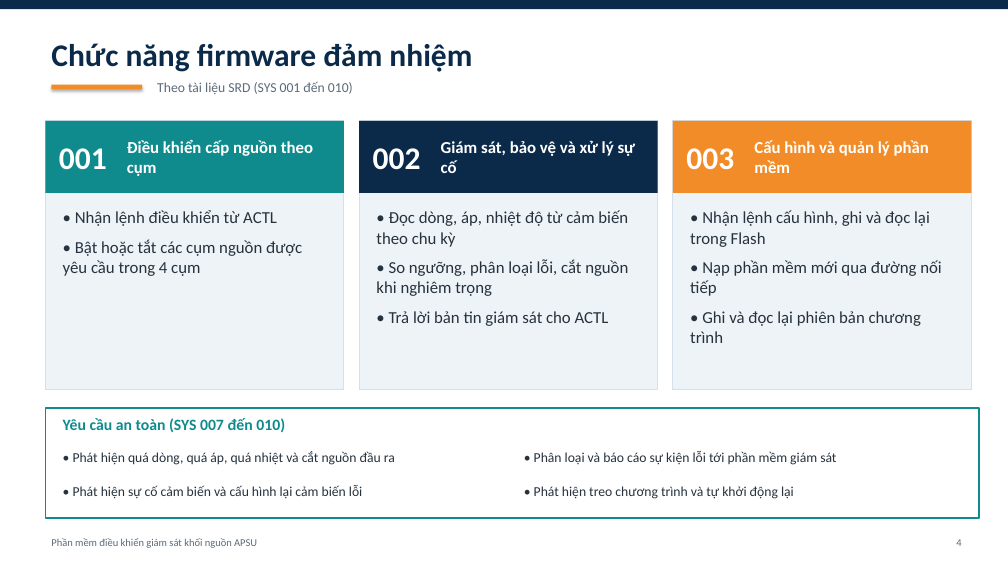
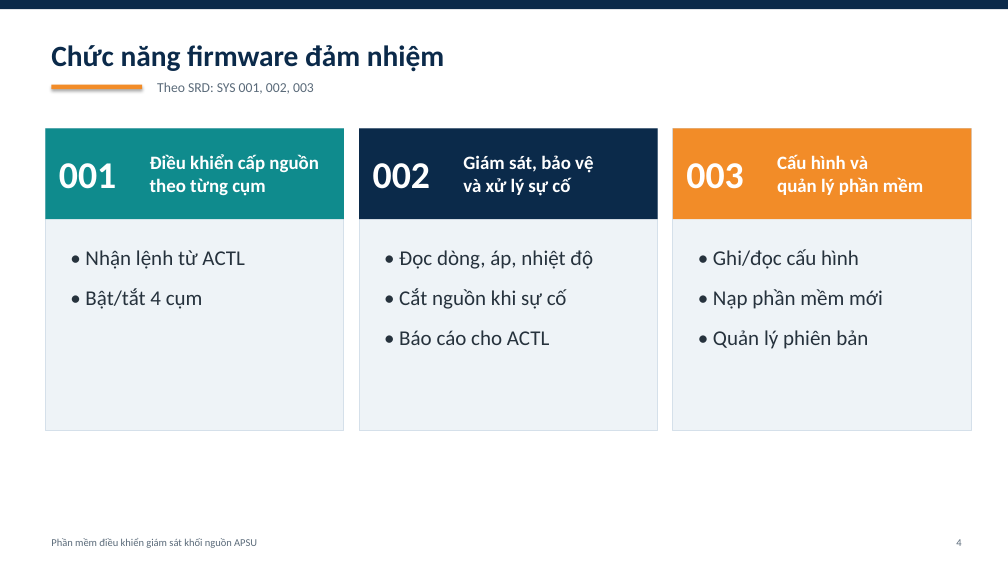
Before and after one commit to yuhneyugnnnn221103/PSU-Firmware, a slide deck: slide 4 of docs/APSU_firmware_tong_quan.pptx. Drawn at 1008x567 pixels with LibreOffice and Linux fonts; fonts in the diff are those of the drawing. Boxes give left, top, right and bottom in pixels: in the first picture for what was removed or moved away, otherwise in the second. Text is boxed around its words. In the diff, an @@ line names an element or a change of style, - is before the commit and + after.

```diff
--- a/docs/APSU_firmware_tong_quan.pptx
+++ b/docs/APSU_firmware_tong_quan.pptx
@@ text "Chức năng firmware đảm nhiệm" at box(51, 45, 444, 72): size 30 to 28 pt @@
@@ text at box(157, 82, 314, 94): text changed @@
-Theo tài liệu SRD (SYS 001 đến 010)
+Theo SRD: SYS 001, 002, 003
@@ rectangle: place and size @@
-rectangle at box(45, 121, 344, 193)
+rectangle at box(45, 129, 344, 219)
@@ rectangle: place and size @@
-rectangle at box(45, 121, 344, 389)
+rectangle at box(45, 129, 344, 431)
@@ text "001": place and size @@
-text "001" at box(59, 148, 107, 170)
+text "001" at box(59, 163, 116, 189)
@@ rectangle: place and size @@
-rectangle at box(359, 121, 658, 193)
+rectangle at box(359, 129, 658, 219)
@@ rectangle: place and size @@
-rectangle at box(359, 121, 658, 389)
+rectangle at box(359, 129, 658, 431)
@@ text "002": place and size @@
-text "002" at box(373, 148, 421, 170)
+text "002" at box(373, 163, 430, 189)
@@ rectangle: place and size @@
-rectangle at box(673, 121, 972, 193)
+rectangle at box(673, 129, 972, 219)
@@ rectangle: place and size @@
-rectangle at box(673, 121, 972, 389)
+rectangle at box(673, 129, 972, 431)
@@ size 30 to 36 pt in 3 elements at box(59, 163, 116, 189), box(373, 163, 430, 189), box(686, 163, 743, 189) @@
@@ text "003": place and size @@
-text "003" at box(686, 148, 734, 170)
+text "003" at box(686, 163, 743, 189)
@@ text at box(150, 154, 319, 196): text changed; size 16 to 18 pt @@
-Điều khiển cấp nguồn theo cụm
+Điều khiển cấp nguồn
+theo từng cụm
@@ text at box(463, 155, 593, 196): text changed; size 16 to 18 pt @@
-Giám sát, bảo vệ và xử lý sự cố
+Giám sát, bảo vệ
+và xử lý sự cố
@@ text at box(777, 154, 923, 195): text changed; size 16 to 18 pt @@
-Cấu hình và quản lý phần mềm
+Cấu hình và
+quản lý phần mềm
@@ text at box(85, 250, 244, 309): text changed; size 16 to 20 pt @@
-• Nhận lệnh điều khiển từ ACTL
-• Bật hoặc tắt các cụm nguồn được yêu cầu trong 4 cụm
+• Nhận lệnh từ ACTL
+• Bật/tắt 4 cụm
@@ text at box(399, 250, 593, 345): text changed; size 16 to 20 pt @@
-• Đọc dòng, áp, nhiệt độ từ cảm biến theo chu kỳ
-• So ngưỡng, phân loại lỗi, cắt nguồn khi nghiêm trọng
-• Trả lời bản tin giám sát cho ACTL
+• Đọc dòng, áp, nhiệt độ
+• Cắt nguồn khi sự cố
+• Báo cáo cho ACTL
@@ text at box(713, 249, 883, 349): text changed; size 16 to 20 pt @@
-• Nhận lệnh cấu hình, ghi và đọc lại trong Flash
-• Nạp phần mềm mới qua đường nối tiếp
-• Ghi và đọc lại phiên bản chương trình
+• Ghi/đọc cấu hình
+• Nạp phần mềm mới
+• Quản lý phiên bản
@@ rectangle removed at box(45, 408, 979, 518) @@
@@ text removed at box(63, 418, 285, 432) @@
-Yêu cầu an toàn (SYS 007 đến 010)
@@ text removed at box(73, 451, 395, 465) @@
-• Phát hiện quá dòng, quá áp, quá nhiệt và cắt nguồn đầu ra
@@ text removed at box(534, 451, 836, 465) @@
-• Phân loại và báo cáo sự kiện lỗi tới phần mềm giám sát
@@ text removed at box(73, 485, 362, 499) @@
-• Phát hiện sự cố cảm biến và cấu hình lại cảm biến lỗi
@@ text removed at box(534, 486, 794, 499) @@
-• Phát hiện treo chương trình và tự khởi động lại
```
Also in this commit, not shown: 10 other slides changed, 23 slides added.
